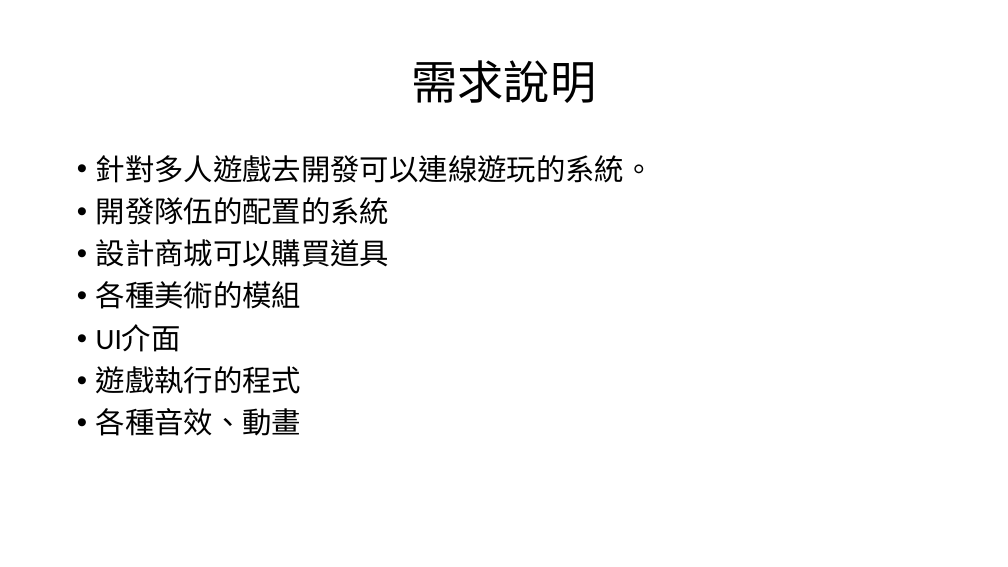
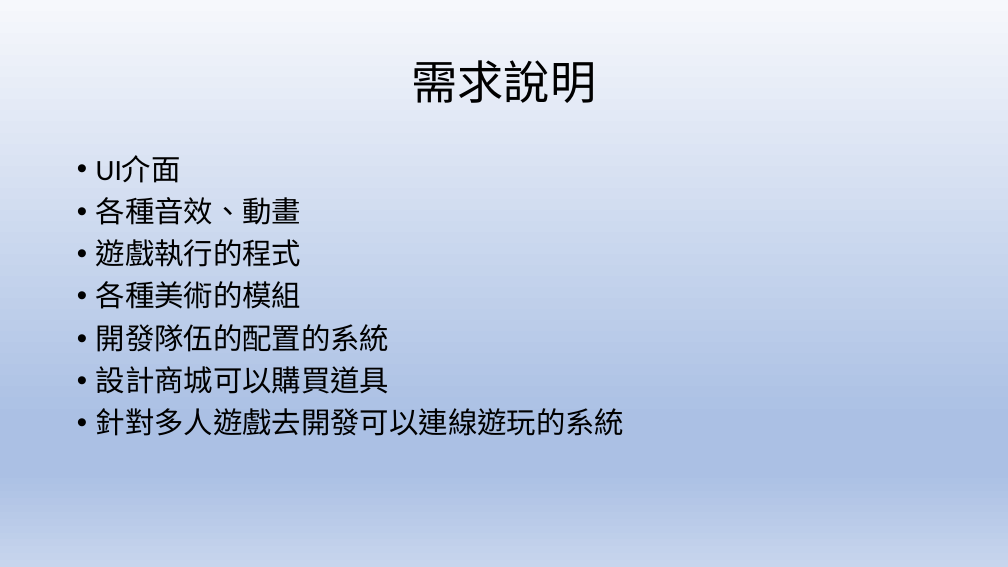
Before and after one commit to kewen0604/107_SE_Team2, a slide deck: slide 7 of 軟體工程期末專題報告.pptx. Drawn at 1008x567 pixels with LibreOffice and Linux fonts; fonts in the diff are those of the drawing. Boxes give left, top, right and bottom in pixels: in the first picture for what was removed or moved away, otherwise in the second. Text is boxed around its words. In the diff, an @@ line names an element or a change of style, - is before the commit and + after.

```diff
--- a/軟體工程期末專題報告.pptx
+++ b/軟體工程期末專題報告.pptx
@@ background #FFFFFF to gradient #F6F8FC to #ABC0E4 to #C7D5ED @@
@@ text at (x1=96, y1=155, x2=302, y2=309): text changed @@
-• 針對多人遊戲去開發可以連線遊玩的系統。
+• UI介面
+• 各種音效、動畫
+• 遊戲執行的程式
+• 各種美術的模組
@@ text at (x1=96, y1=408, x2=624, y2=436): text changed @@
-• 各種美術的模組
-• UI介面
-• 遊戲執行的程式
-• 各種音效、動畫
+• 針對多人遊戲去開發可以連線遊玩的系統
```
Also in this commit, not shown: 16 other slides changed.
